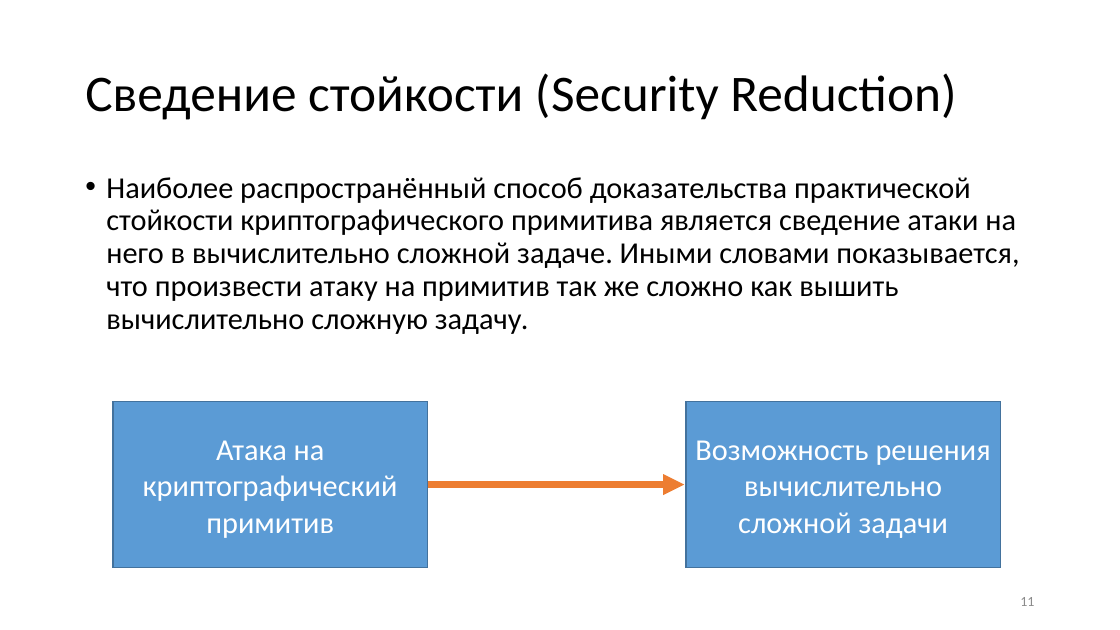
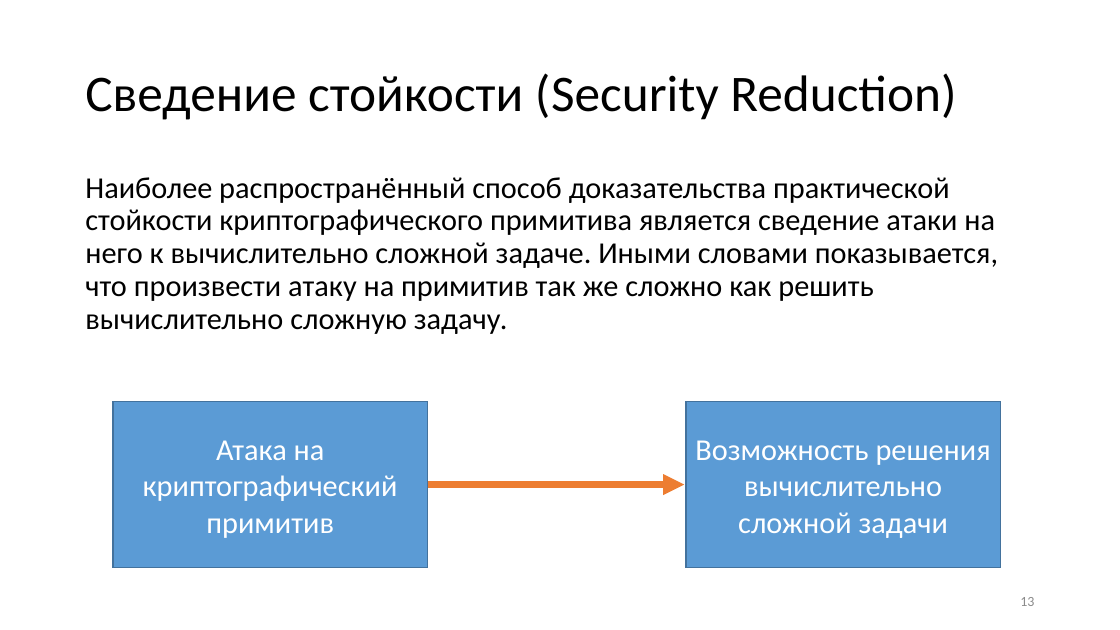
Before and after one commit to CryptoCourse/CryptoLectures, a slide deck: slide 13 of Lectures/Lecture1.pptx (slide 11 before the commit). Drawn at 1120x630 pixels with LibreOffice and Linux fonts; fonts in the diff are those of the drawing. Boxes give left, top, right and bottom in pixels: in the first picture for what was removed or moved away, otherwise in the second. Text is boxed around its words. In the diff, an @@ line names an element or a change of style, - is before the commit and + after.

```diff
--- a/Lectures/Lecture1.pptx
+++ b/Lectures/Lecture1.pptx
@@ text at (85,177,998,334): text changed @@
-• Наиболее распространённый способ доказательства практической стойкости криптографического примитива является сведение атаки на него в вычислительно сложной задаче. Иными словами показывается, что произвести атаку на примитив так же сложно как вышить вычислительно сложную задачу.
+Наиболее распространённый способ доказательства практической стойкости криптографического примитива является сведение атаки на него к вычислительно сложной задаче. Иными словами показывается, что произвести атаку на примитив так же сложно как решить вычислительно сложную задачу.
@@ page number at (1020,597,1034,606): text changed @@
-11
+13
```
Also in this commit, not shown: 5 other slides changed, 4 slides added.
